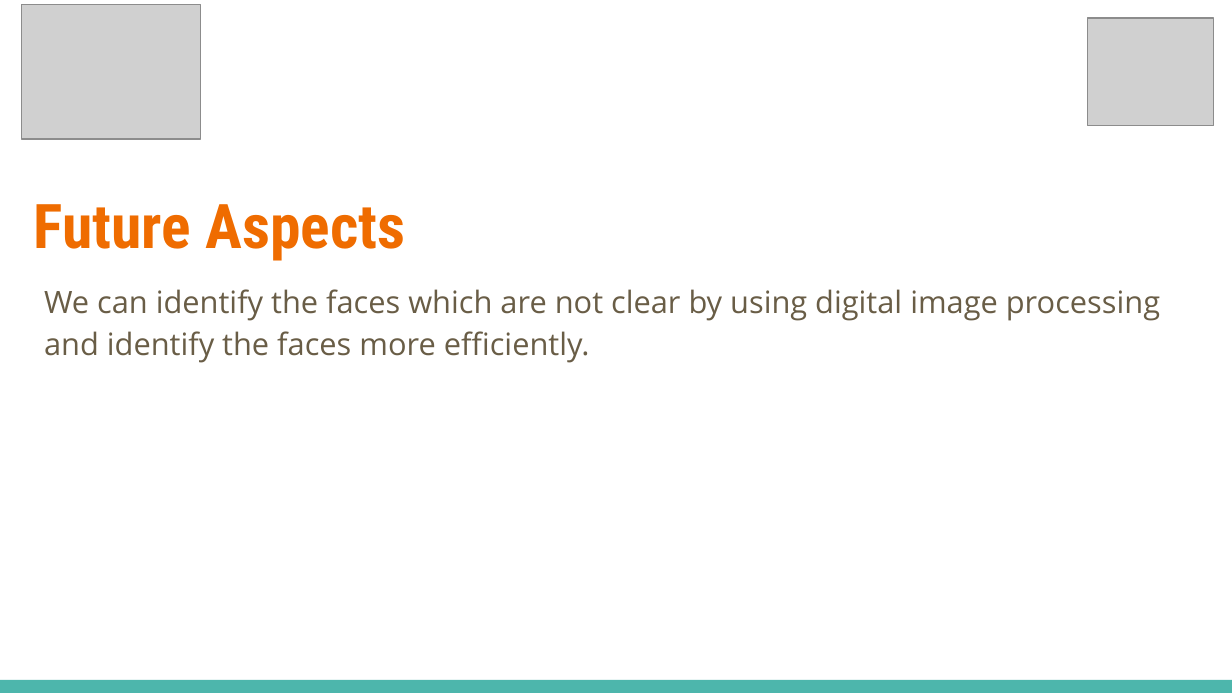
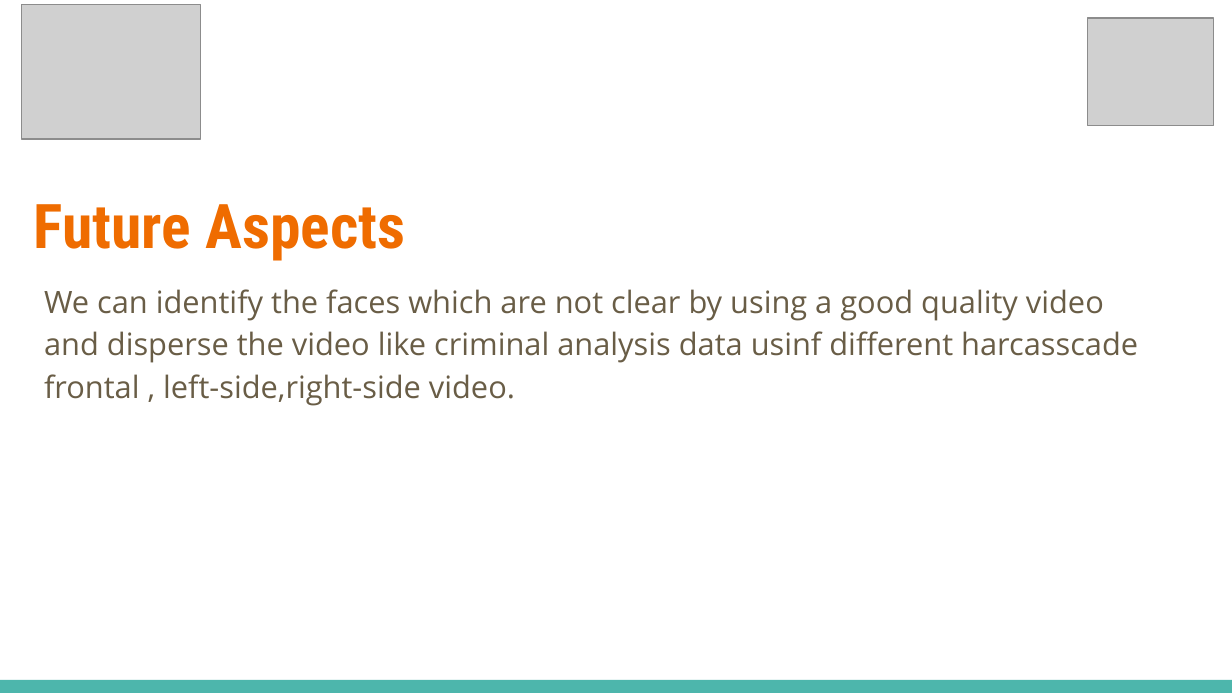
Before and after one commit to InternityFoundation/Code_Geas_3008, a slide deck: slide 6 of Create-a-thon pitch deck template (1).pptx. Drawn at 1232x693 pixels with LibreOffice and Linux fonts; fonts in the diff are those of the drawing; grey boxes stand for pictures. Boxes give left, top, right and bottom in pixels: in the first picture for what was removed or moved away, otherwise in the second. Text is boxed around its words. In the diff, an @@ line names an element or a change of style, - is before the commit and + after.

```diff
--- a/Create-a-thon pitch deck template (1).pptx
+++ b/Create-a-thon pitch deck template (1).pptx
@@ text at [44, 289, 1138, 406]: text changed @@
-We can identify the faces which are not clear by using digital image processing and identify the faces more efficiently.
+We can identify the faces which are not clear by using a good quality video and disperse the video like criminal analysis data usinf different harcasscade frontal , left-side,right-side video.
```
Also in this commit, not shown: 3 other slides changed.
